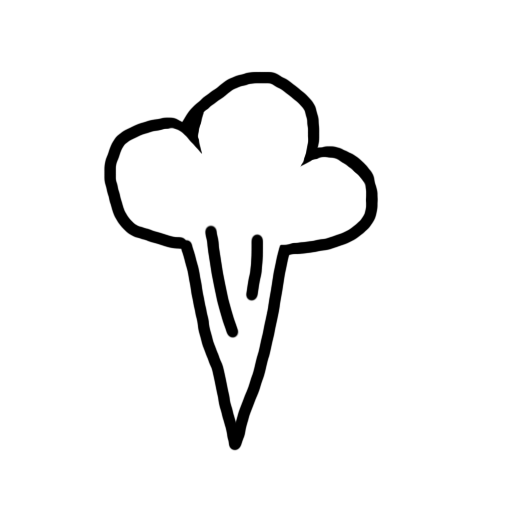
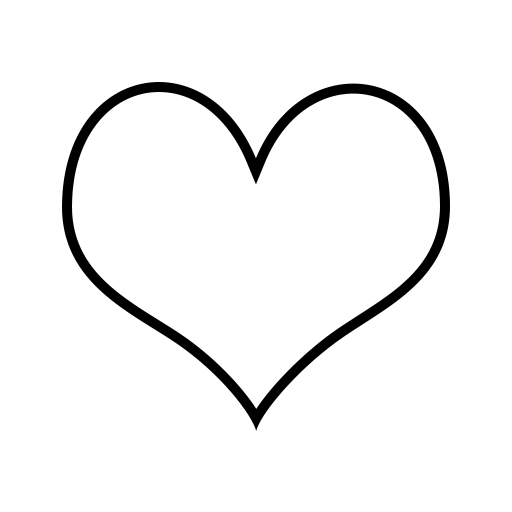
The second (512, 512) image is a revision of the first. Changes to its layers:
added layer "Shape 1" above "Layer 2" over [62, 82, 450, 431]
hid "Layer 2" over [103, 71, 379, 451]
